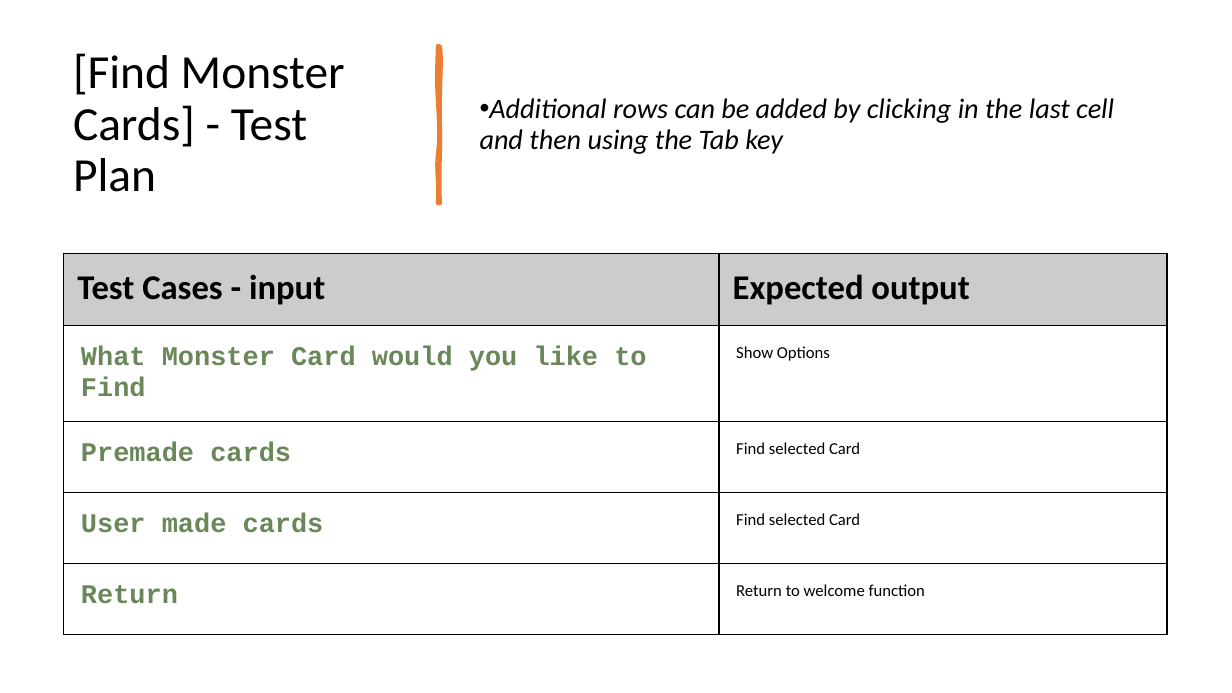
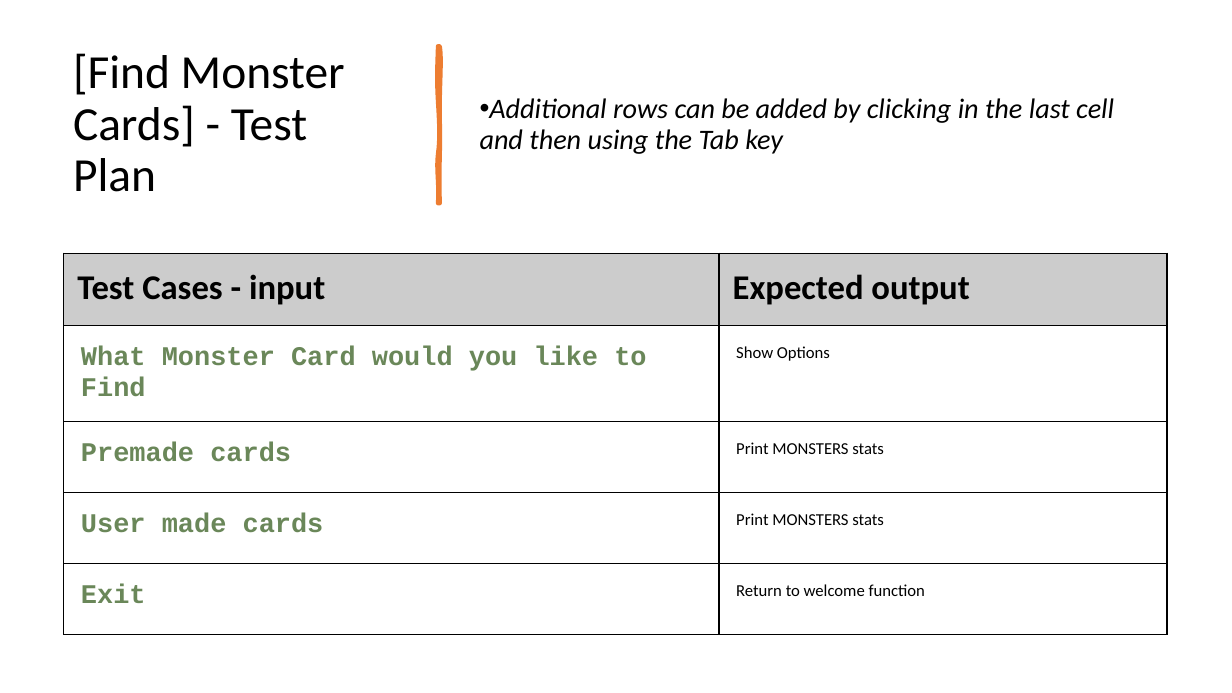
Before and after one commit to peter123321123321/Monster-Cards-Internal, a slide deck: slide 17 of 2.7 and 2.8 Documentation Template.pptx. Drawn at 1232x693 pixels with LibreOffice and Linux fonts; fonts in the diff are those of the drawing. Boxes give left, top, right and bottom in pixels: in the first picture for what was removed or moved away, otherwise in the second. Text is boxed around its words. In the diff, an @@ line names an element or a change of style, - is before the commit and + after.

```diff
--- a/2.7 and 2.8 Documentation Template.pptx
+++ b/2.7 and 2.8 Documentation Template.pptx
@@ table at box(64, 253, 1167, 610) @@
-row 3, column 2: Find selected Card
+row 3, column 2: Print MONSTERS stats
-row 4, column 2: Find selected Card
+row 4, column 2: Print MONSTERS stats
-row 5, column 1: Return
+row 5, column 1: Exit
```
Also in this commit, not shown: 9 other slides changed, 2 slides added, 1 slide removed, 5 other files.
